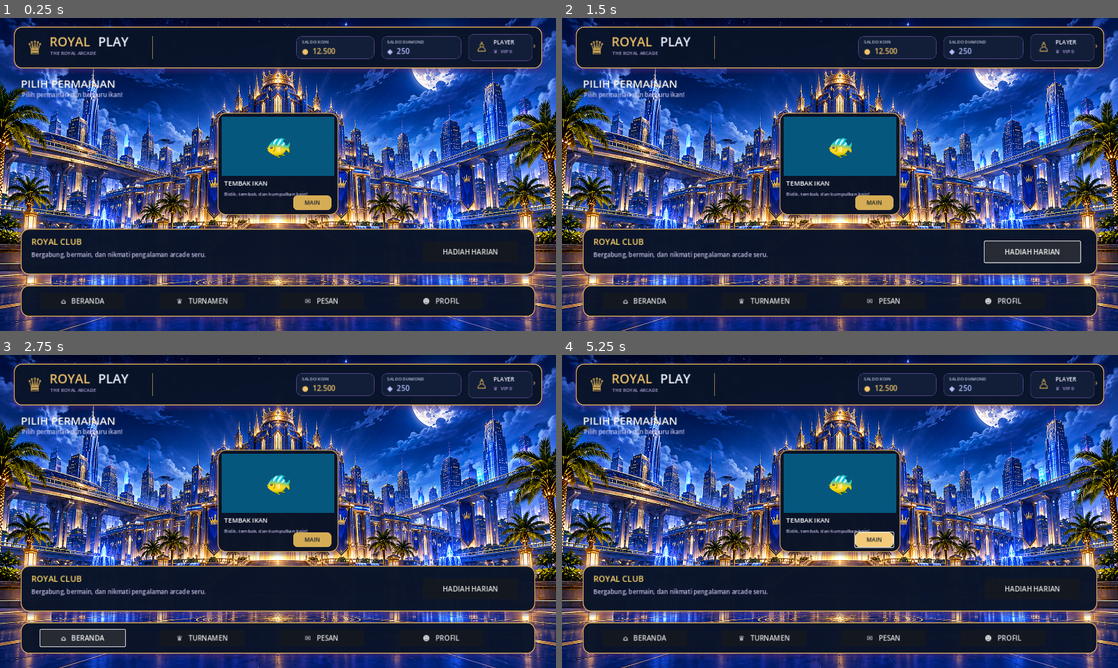
Above: before the commit, frames 1-4 (two rows, left to right).
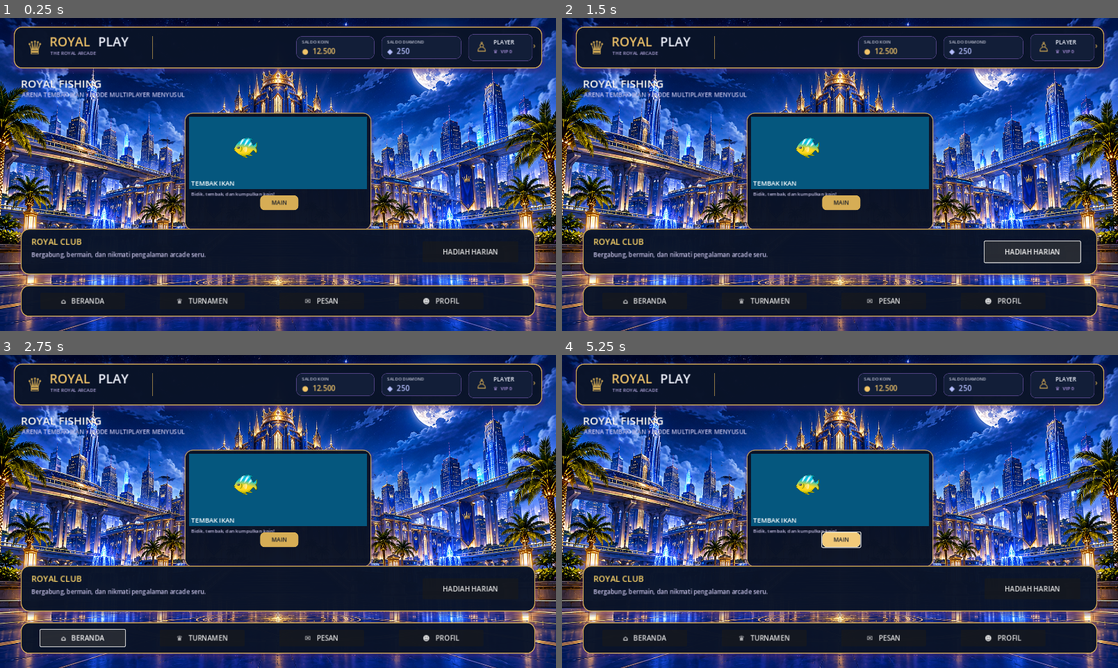
Above: after the commit, the same moments.

Repository: RancakaraGames/Gta-clone
Game: Godot game, scene res://scenes/Lobby.tscn
The game is run twice, just before and just after one commit, with the same random seed, the same clock (stepped at 60 frames per second) and the same inputs.
Inputs:
- Up to frame 1 (0.25 s): no input
- Up to frame 2 (1.5 s): click "MAIN" at 0.5 s; click "HADIAH HARIAN" at 1.25 s
- Up to frame 3 (2.75 s): click "⌂ BERANDA" at 2 s
- Up to frame 4 (5.25 s): click "♛ TURNAMEN" at 2.75 s; click "✉ PESAN" at 3.5 s; click "☻ PROFIL" at 4.25 s; click "MAIN" at 5 s

The runs differ from the first frame. In frame 1, 8.3% of the frame differs, in the area x 3-68%, y 19-68%; in frame 2, 8.3%; in frame 3, 8.3%; in frame 4, 8.4%.

Commit message:
Polish single featured fish shooting lobby card

Diff:
--- a/scenes/Lobby.tscn
+++ b/scenes/Lobby.tscn
@@ -290,7 +290,7 @@
 offset_bottom = 165.0
 theme_override_colors/font_color = Color(1, 0.972549, 0.929412, 1)
 theme_override_font_sizes/font_size = 25
-text = "PILIH PERMAINAN"
+text = "ROYAL FISHING"
 
 [node name="SectionSubtitle" type="Label" parent="."]
 offset_left = 50.0
@@ -299,7 +299,7 @@
 offset_bottom = 190.0
 theme_override_colors/font_color = Color(0.784314, 0.764706, 0.913725, 1)
 theme_override_font_sizes/font_size = 14
-text = "Pilih permainan dan berburu ikan!"
+text = "ARENA TEMBAK IKAN • MODE MULTIPLAYER MENYUSUL"
 
 [node name="GameContainer" type="Control" parent="."]
 offset_left = 48.0
@@ -321,10 +321,10 @@
 color = Color(0.25098, 0.12549, 0.486275, 1)
 
 [node name="ArtIcon" type="Label" parent="GameContainer/DominoCard/Artwork"]
-offset_left = 75.0
-offset_top = 28.0
-offset_right = 185.0
-offset_bottom = 110.0
+offset_left = 150.0
+offset_top = 38.0
+offset_right = 280.0
+offset_bottom = 140.0
 theme_override_colors/font_color = Color(1, 1, 1, 1)
 theme_override_font_sizes/font_size = 62
 text = "◆"
@@ -333,7 +333,7 @@
 
 [node name="Title" type="Label" parent="GameContainer/DominoCard"]
 offset_left = 15.0
-offset_top = 151.0
+offset_top = 183.0
 offset_right = 255.0
 offset_bottom = 176.0
 theme_override_colors/font_color = Color(1, 0.972549, 0.929412, 1)
@@ -342,9 +342,9 @@
 
 [node name="Description" type="Label" parent="GameContainer/DominoCard"]
 offset_left = 15.0
-offset_top = 178.0
-offset_right = 255.0
-offset_bottom = 200.0
+offset_top = 210.0
+offset_right = 405.0
+offset_bottom = 234.0
 theme_override_colors/font_color = Color(0.784314, 0.764706, 0.913725, 1)
 theme_override_font_sizes/font_size = 11
 text = "Strategi klasik • 4 pemain"
@@ -356,23 +356,23 @@
 theme_override_styles/normal = SubResource("StyleBox_game_button")
 theme_override_styles/hover = SubResource("StyleBox_game_button_hover")
 theme_override_styles/pressed = SubResource("StyleBox_game_button")
-offset_left = 174.0
-offset_top = 190.0
-offset_right = 262.0
-offset_bottom = 224.0
+offset_left = 312.0
+offset_top = 228.0
+offset_right = 414.0
+offset_bottom = 260.0
 text = "MAIN"
 
 [node name="FishingCard" type="Panel" parent="GameContainer"]
-offset_left = 453.0
-offset_right = 731.0
-offset_bottom = 235.0
+offset_left = 377.0
+offset_right = 807.0
+offset_bottom = 270.0
 theme_override_styles/panel = SubResource("StyleBox_fishing")
 
 [node name="Artwork" type="ColorRect" parent="GameContainer/FishingCard"]
 offset_left = 10.0
 offset_top = 10.0
-offset_right = 268.0
-offset_bottom = 145.0
+offset_right = 420.0
+offset_bottom = 175.0
 color = Color(0.0196078, 0.341176, 0.494118, 1)
 
 [node name="ArtIcon" type="Label" parent="GameContainer/FishingCard/Artwork"]
@@ -388,8 +388,8 @@
 [node name="Title" type="Label" parent="GameContainer/FishingCard"]
 offset_left = 15.0
 offset_top = 151.0
-offset_right = 260.0
-offset_bottom = 176.0
+offset_right = 405.0
+offset_bottom = 205.0
 theme_override_colors/font_color = Color(1, 1, 1, 1)
 theme_override_font_sizes/font_size = 15
 text = "TEMBAK IKAN"
